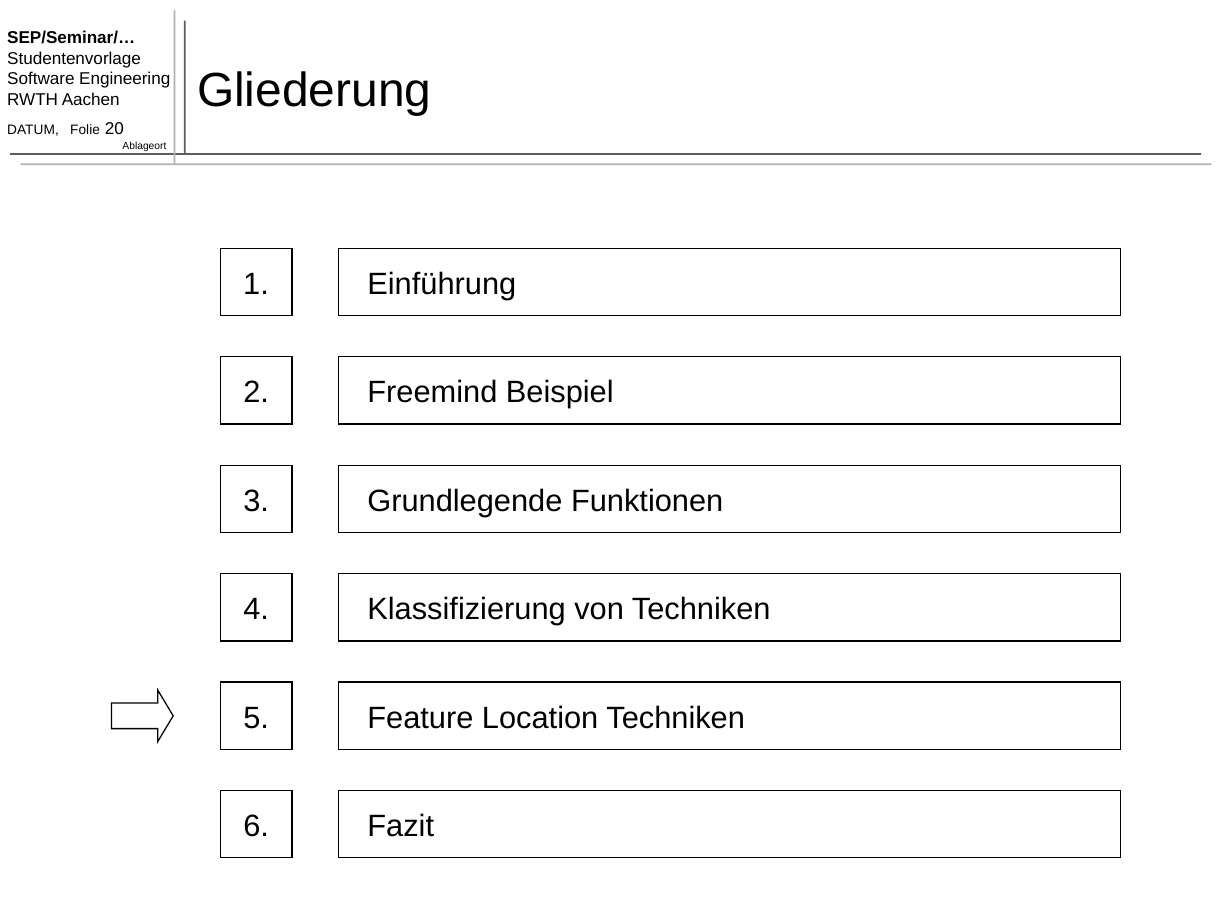
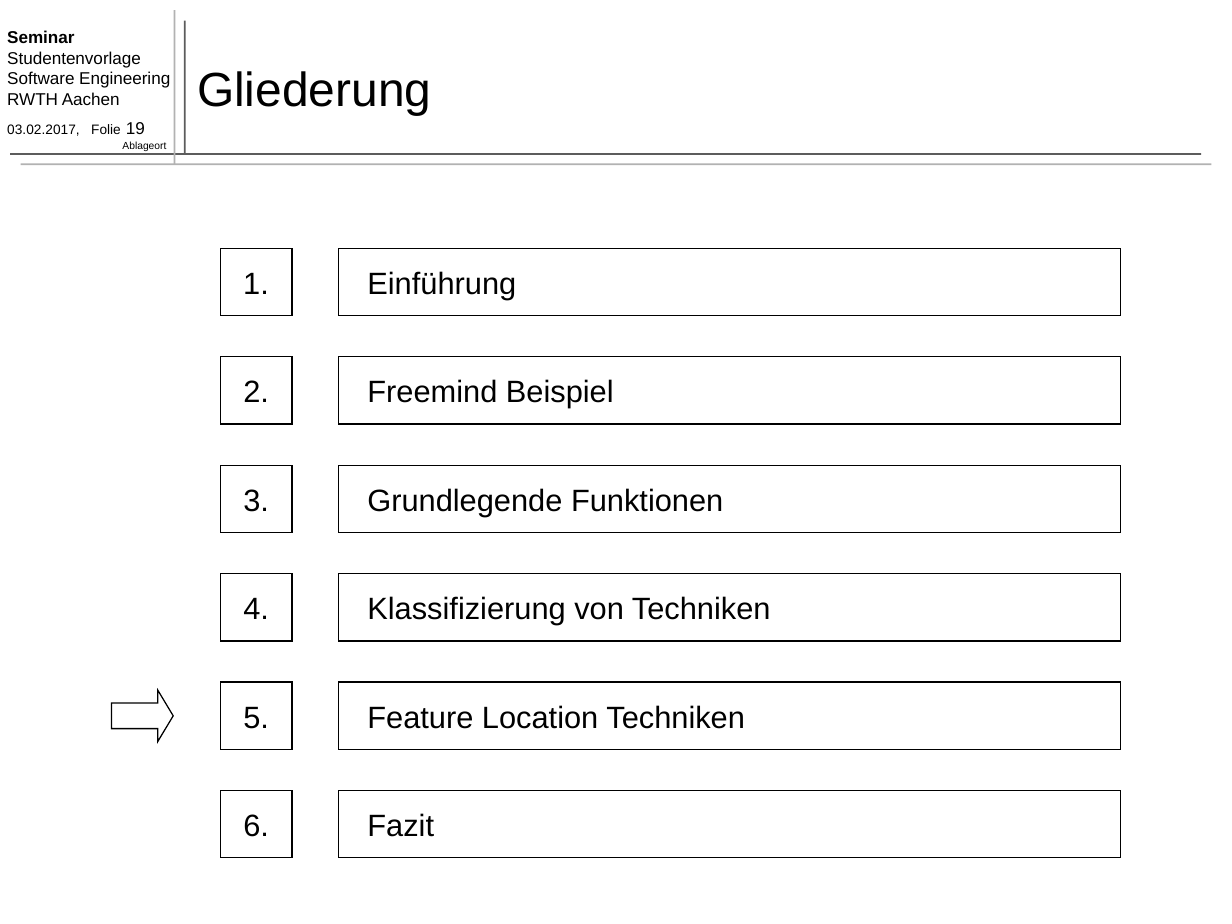
Before and after one commit to TimoBergerbusch/feature-location-techniques, a slide deck: slide 19 of Feature Location Techniques - Präsentation.pptx (slide 20 before the commit). Drawn at 1232x924 pixels with LibreOffice and Linux fonts; fonts in the diff are those of the drawing. Boxes give left, top, right and bottom in pixels: in the first picture for what was removed or moved away, otherwise in the second. Text is boxed around its words. In the diff, an @@ line names an element or a change of style, - is before the commit and + after.

```diff
--- a/Feature Location Techniques - Präsentation.pptx
+++ b/Feature Location Techniques - Präsentation.pptx
@@ text at bbox=[7, 30, 74, 43]: text changed @@
-SEP/Seminar/…
+Seminar
@@ text at bbox=[7, 122, 145, 136]: text changed @@
-DATUM, Folie 20
+03.02.2017, Folie 19
```
Also in this commit, not shown: 30 other slides changed, 3 slides added, 2 slides removed, 2 other files.
